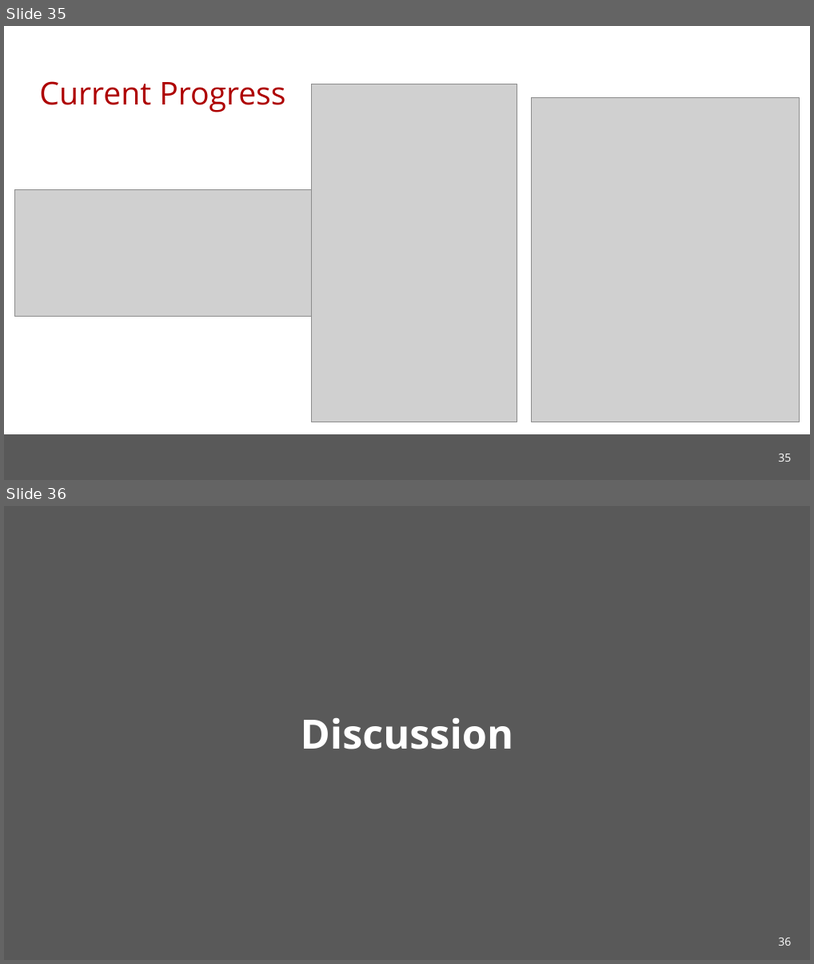
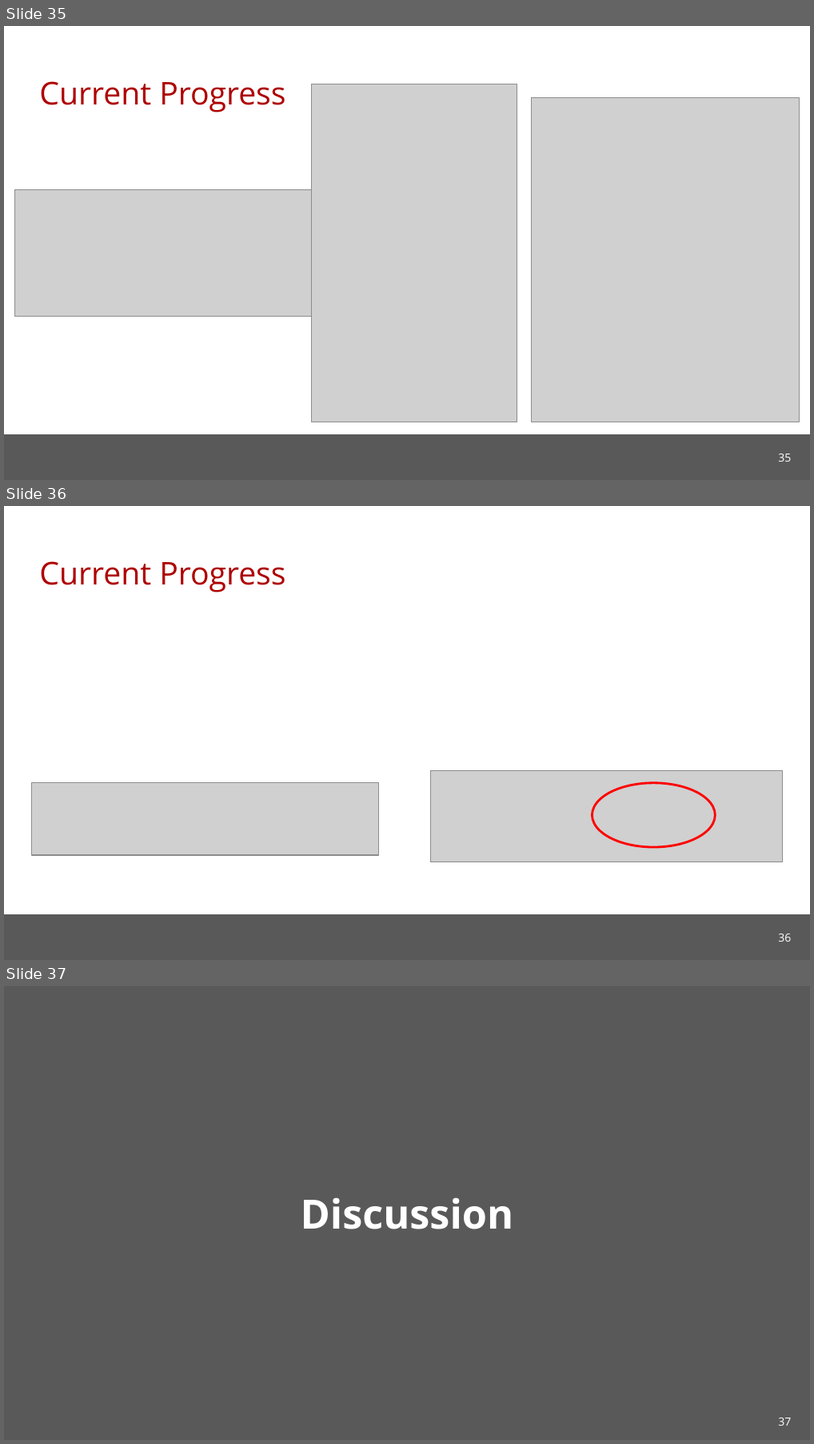
Before and after one commit to cmu-soda/Robustness, a slide deck: Robustness.pptx. Shown one above the other, each under a label of ours: slides 35 and 36 before the commit, slides 35, 36 and 37 after it. The pictures are 814x964 and 814x1444 pixels, drawn with LibreOffice and Linux fonts; fonts in the diff are those of the drawing; grey boxes stand for pictures; background and template pictures are left out. Boxes give left, top, right and bottom in pixels: in the first picture for what was removed or moved away, otherwise in the second. Text is boxed around its words. In the diff, an @@ line names an element or a change of style, - is before the commit and + after.

Commit message:
Update slides

```diff
--- a/Robustness.pptx
+++ b/Robustness.pptx
@@ slide 36 added at (4,506,810,960), background #FFFFFF; not listed: 1 template element that a slide beside it also shows @@
@@ title added at (39,561,286,592), 28 pt, text #AE0000 @@
+Current Progress
@@ picture added at (31,783,379,855) @@
@@ picture added at (430,771,783,861) @@
@@ ellipse added at (593,783,716,847), outline #FF0000 2 pt @@
@@ page number added at (778,933,791,941), 10 pt, text #FFFFFF @@
+36
@@ what was slide 36 is now slide 37 @@
@@ page number at (778,1417,791,1425): text changed @@
-36
+37
```
Also in this commit, not shown: 3 slides changed, 1 other file.
